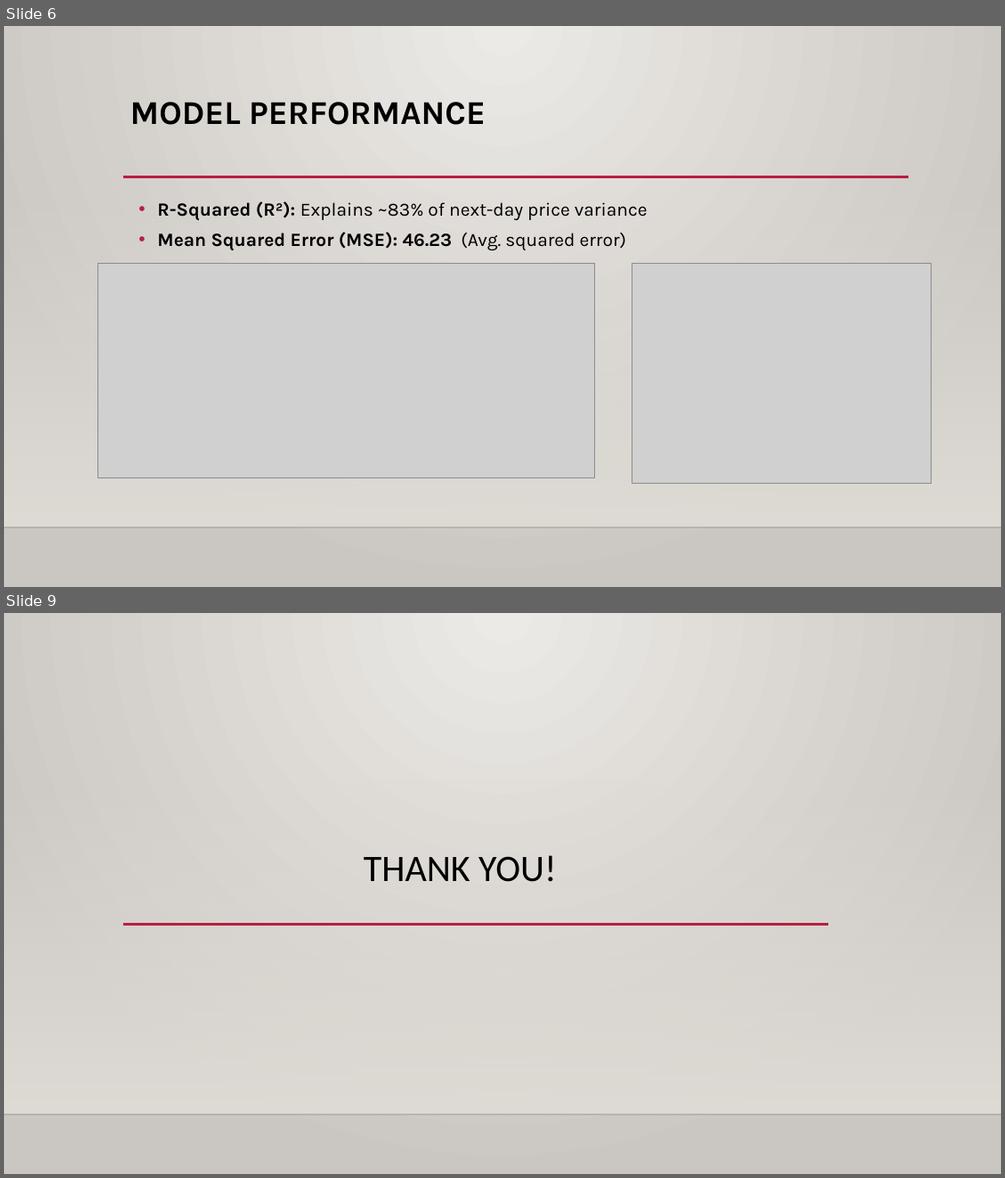
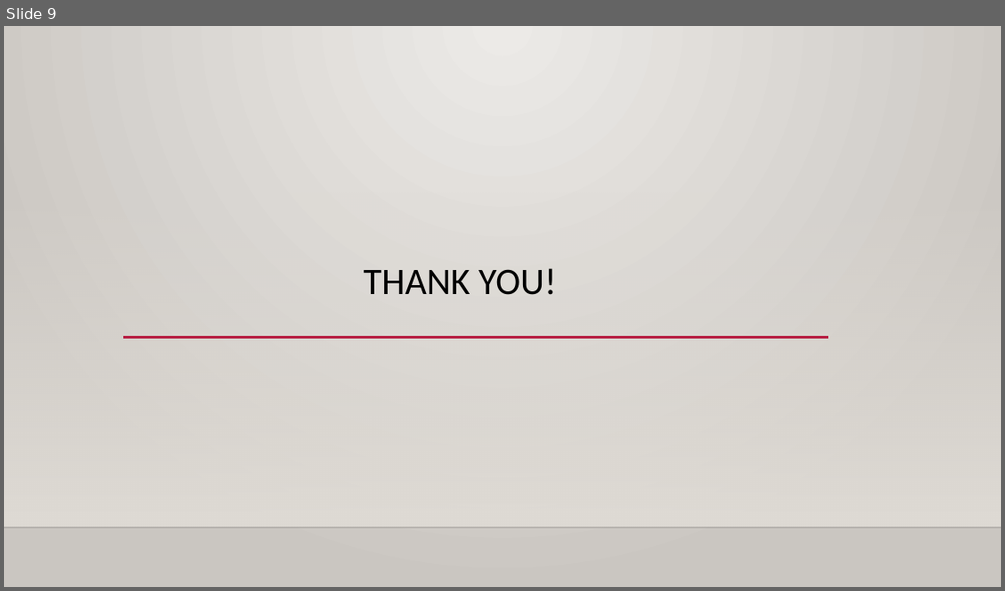
Before and after one commit to Tamilarasee/Healthcare-Cost-Prediction, a slide deck: Healthcare Cost Price Prediction.pptx. Shown one above the other, each under a label of ours: slides 6 and 9 before the commit, slide 9 after it; the slides between them are not shown. The pictures are 1005x1178 and 1005x591 pixels, drawn with LibreOffice and Linux fonts; fonts in the diff are those of the drawing; grey boxes stand for pictures; background and template pictures are left out. Boxes give left, top, right and bottom in pixels: in the first picture for what was removed or moved away, otherwise in the second. Text is boxed around its words. In the diff, an @@ line names an element or a change of style, - is before the commit and + after.

```diff
--- a/Healthcare Cost Price Prediction.pptx
+++ b/Healthcare Cost Price Prediction.pptx
@@ slide 6 removed at [4,26,1001,587], background gradient #ECEAE7 to #CAC7C1; not listed: 2 template elements that a slide beside it also shows @@
@@ title removed at [130,102,485,125] @@
-MODEL PERFORMANCE
@@ line removed from (123, 177) to (909, 177) @@
@@ text removed at [157,201,647,250] @@
-  • R-Squared (R²): Explains ~83% of next-day price variance
-  • Mean Squared Error (MSE): 46.23 (Avg. squared error)
@@ picture removed at [98,263,596,477] @@
@@ picture removed at [632,263,931,483] @@
```
Also in this commit, not shown: 4 slides changed, 4 slides added, 3 other slides removed, 13 other files.
